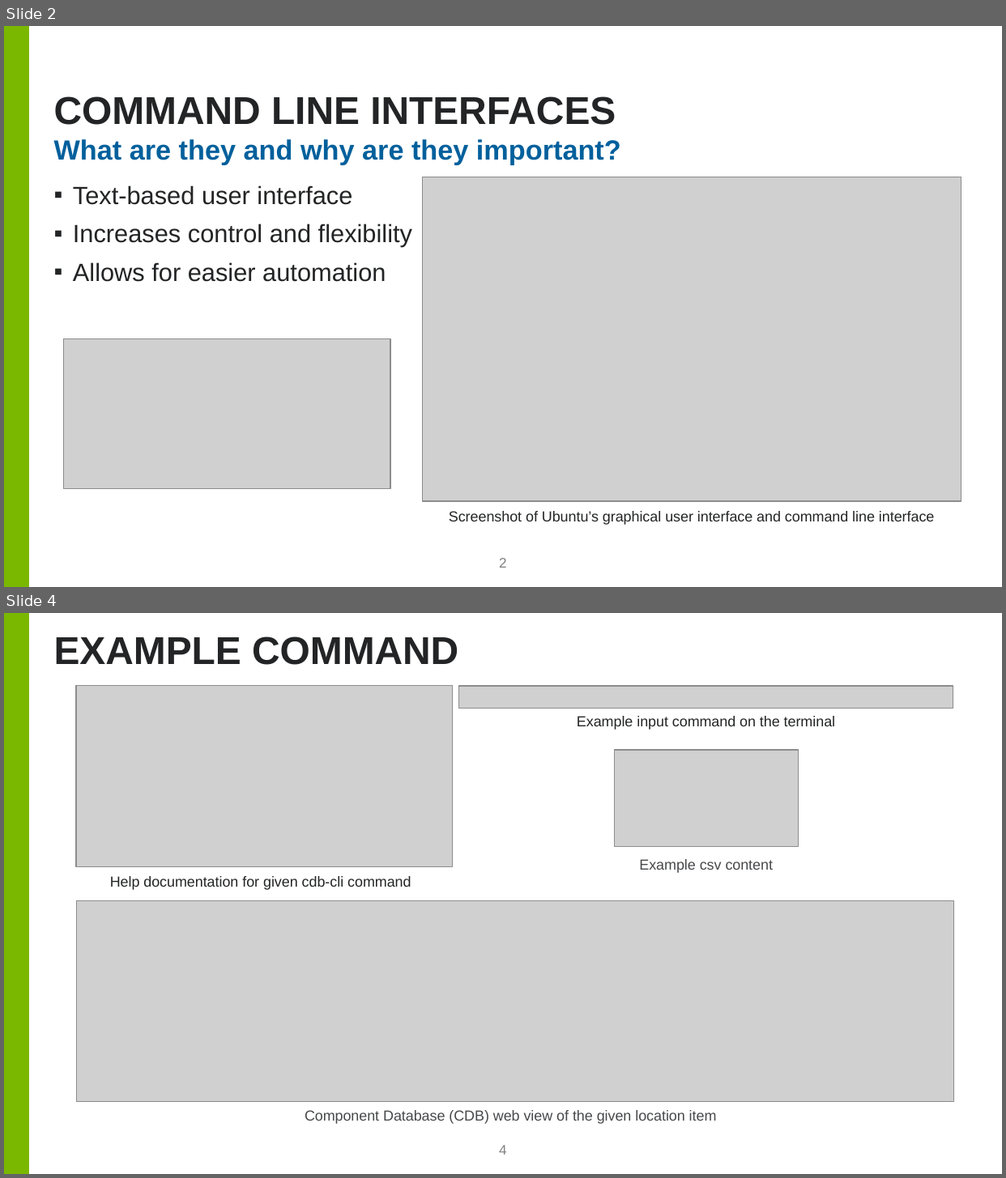
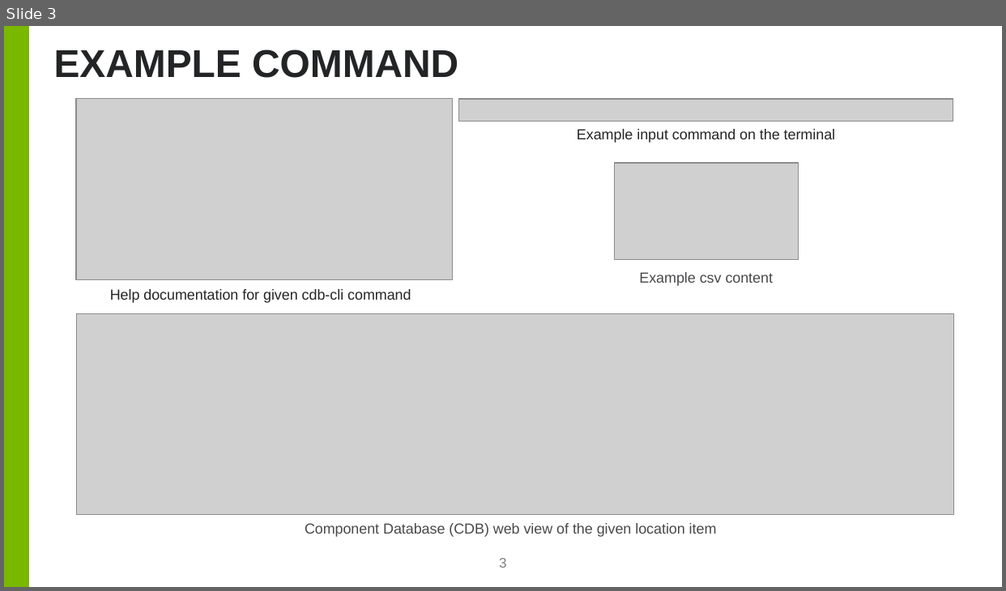
Before and after one commit to cslam7/aps-geoJson, a slide deck: Lam_Cory_Presentation.pptx. Shown one above the other, each under a label of ours: slides 2 and 4 before the commit, slide 3 after it; the slides between them are not shown. The pictures are 1006x1178 and 1006x591 pixels, drawn with LibreOffice and Linux fonts; fonts in the diff are those of the drawing; grey boxes stand for pictures; background and template pictures are left out. Boxes give left, top, right and bottom in pixels: in the first picture for what was removed or moved away, otherwise in the second. Text is boxed around its words. In the diff, an @@ line names an element or a change of style, - is before the commit and + after.

```diff
--- a/Lam_Cory_Presentation.pptx
+++ b/Lam_Cory_Presentation.pptx
@@ slide 2 removed at (4, 26, 1002, 587), background #FFFFFF; not listed: 1 template element that a slide beside it also shows @@
@@ title removed at (54, 96, 616, 125) @@
-COMMAND LINE INTERFACES
@@ text removed at (54, 139, 621, 165) @@
-What are they and why are they important?
@@ text removed at (73, 186, 412, 282) @@
-▪ Text-based user interface
-▪ Increases control and flexibility
-▪ Allows for easier automation
@@ picture removed at (422, 177, 961, 501) @@
@@ picture removed at (64, 339, 391, 489) @@
@@ text removed at (449, 511, 934, 525) @@
-Screenshot of Ubuntu’s graphical user interface and command line interface
@@ page number removed at (499, 558, 507, 568) @@
-2
@@ what was slide 4 is now slide 3 @@
@@ page number at (499, 558, 507, 568): text changed @@
-4
+3
```
Also in this commit, not shown: 3 slides changed, 1 other slide removed.
